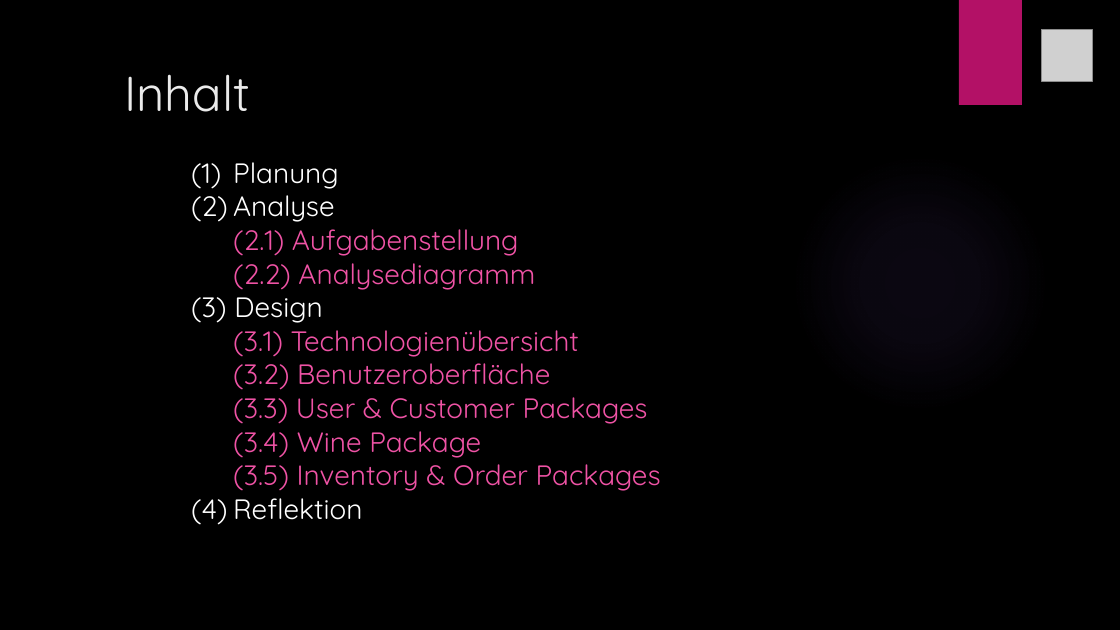
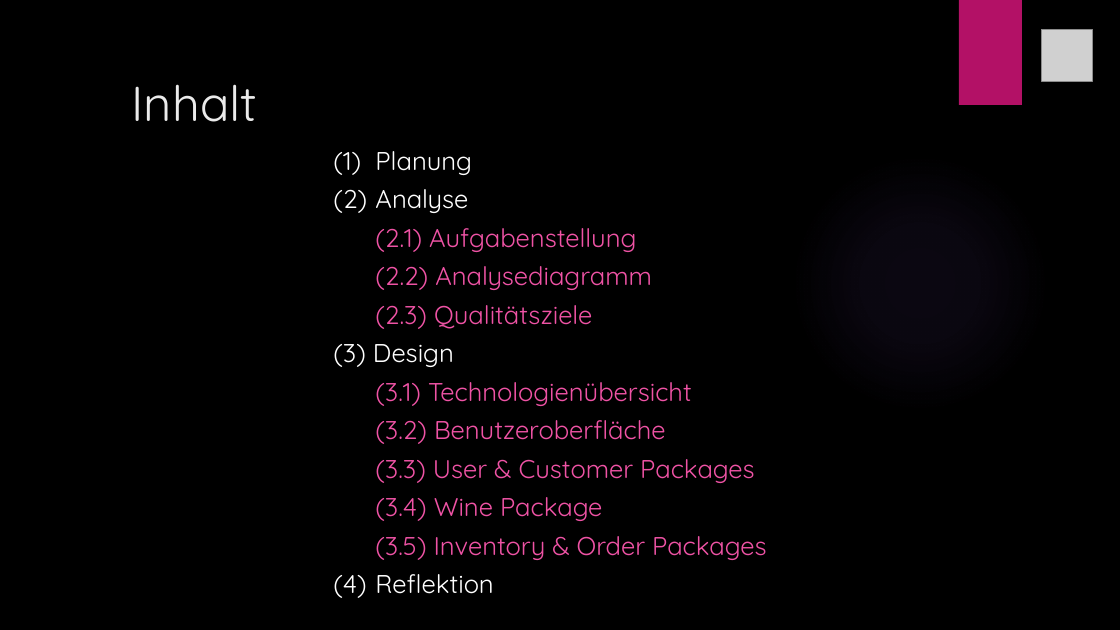
Before and after one commit to hejo221/swt20w37, a slide deck: slide 2 of LaBouteillePräsentation/LaBouteille.pptx. Drawn at 1120x630 pixels with LibreOffice and Linux fonts; fonts in the diff are those of the drawing; grey boxes stand for pictures; background and template pictures are left out. Boxes give left, top, right and bottom in pixels: in the first picture for what was removed or moved away, otherwise in the second. Text is boxed around its words. In the diff, an @@ line names an element or a change of style, - is before the commit and + after.

```diff
--- a/LaBouteillePräsentation/LaBouteille.pptx
+++ b/LaBouteillePräsentation/LaBouteille.pptx
@@ title "Inhalt": place and size @@
-title "Inhalt" at (124, 74, 250, 112)
+title "Inhalt" at (132, 84, 258, 122)
@@ text "Planung": place and size @@
-text "Planung" at (191, 162, 661, 525)
+text "Planung" at (333, 151, 766, 598)
@@ text at (333, 151, 766, 598): size 24 to 22 pt; line spacing 1 to 33pt @@
@@ text at (375, 305, 592, 329): paragraph added @@
+(2.3) Qualitätsziele
```
Also in this commit, not shown: 6 other slides changed, 1 slide added, 6 other files.
